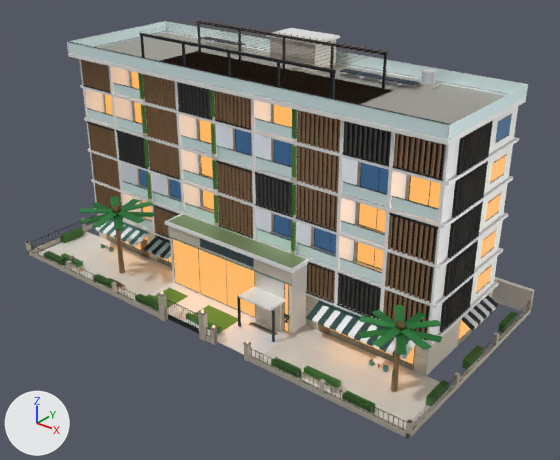
Two versions of the glTF model docs/kits/almadies-district/glb/residence-screen.glb, one commit apart.
The view is the same before and after, from a camera (50 mm lens) standing at (43.2, -51.1, 38.1) and looking at (3.0, -1.0, 7.0). The lights are fixed; the arrows at lower left show +X, +Y and +Z. The picture after the commit comes second. Where no turn or scale is listed for an object, it has been applied to the vertices. Vertices at exactly the same position are counted once.

The scene before the commit, as lines of its bpy script (objects in view):
```python
me_mesh_1 = bpy.data.meshes.new('Mesh_1')
me_mesh_1.from_pydata(...)  # 4978 vertices, 3756 faces; spans x -23.0..23.0, y -11.2..11.1, z 0.1..23.8
me_mesh_1.materials.append(mat_material_1)
me_mesh_2 = bpy.data.meshes.new('Mesh_2')
me_mesh_2.from_pydata(...)  # 476 vertices, 562 faces; spans x -22.6..22.6, y -11.0..8.9, z 0.1..20.2
me_mesh_2.materials.append(mat_material_2)
me_mesh_3 = bpy.data.meshes.new('Mesh_3')
me_mesh_3.from_pydata(...)  # a 6-sided cylinder along z spanning x -12.5..-11.9, y -7.7..-7.1, z 0.1..2.5; a 6-sided cylinder along z spanning x -12.4..-11.9, y -7.7..-7.1, z 2.5..4.9; a 6-sided cylinder along z spanning x -12.3..-11.9, y -7.6..-7.2, z 4.9..7.3; a 6-sided cylinder along z spanning x 19.0..19.4, y -7.1..-6.5, z 0.1..2.2; a 6-sided cylinder along z spanning x 19.0..19.4, y -7.0..-6.6, z 2.2..4.3; a 6-sided cylinder along z spanning x 19.1..19.5, y -7.0..-6.6, z 4.2..6.3
me_mesh_3.materials.append(mat_material_3)
me_mesh_5 = bpy.data.meshes.new('Mesh_5')
me_mesh_5.from_pydata(...)  # 148 vertices, 74 faces; spans x -20.3..20.3, y -5.6..8.2, z 0.2..19.8
me_mesh_5.materials.append(mat_material_5)
me_mesh_6 = bpy.data.meshes.new('Mesh_6')
me_mesh_6.from_pydata(...)  # 56 vertices, 28 faces; spans x -20.3..20.3, y -1.4..8.2, z 6.9..19.6
me_mesh_6.materials.append(mat_material_6)
ob_mesh_1 = bpy.data.objects.new('Mesh_1', me_mesh_1)
ob_mesh_1.location = (0.0, 0.0, 0.0)
ob_mesh_2 = bpy.data.objects.new('Mesh_2', me_mesh_2)
ob_mesh_2.location = (0.0, 0.0, 0.0)
ob_mesh_3 = bpy.data.objects.new('Mesh_3', me_mesh_3)
ob_mesh_3.location = (0.0, 0.0, 0.0)
ob_mesh_5 = bpy.data.objects.new('Mesh_5', me_mesh_5)
ob_mesh_5.location = (0.0, 0.0, 0.0)
ob_mesh_6 = bpy.data.objects.new('Mesh_6', me_mesh_6)
ob_mesh_6.location = (0.0, 0.0, 0.0)
```
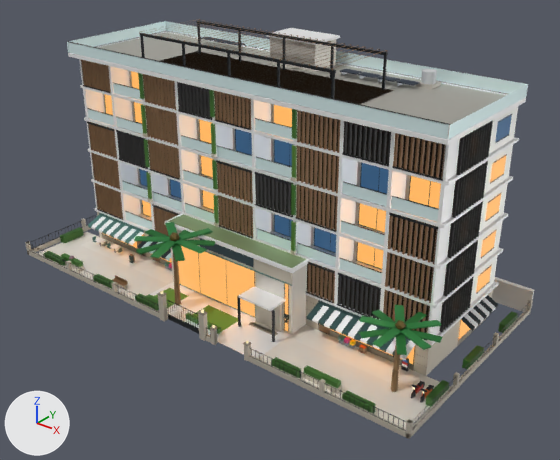
Changed parts and their boxes [x1, y1, x2, y2] in the pictures (560 x 460 px; the box of a moved part takes in the faces that stretch with it):
part 1 of me_mesh_1, moved or reshaped
    before: [383, 365, 389, 372]
    after: [413, 385, 423, 394]
part 2 of me_mesh_1, moved or reshaped
    before: [369, 359, 375, 366]
    after: [422, 389, 432, 398]
part 3 of me_mesh_1, moved or reshaped
    before: [106, 236, 150, 258]
    after: [102, 234, 146, 257]
part 4 of me_mesh_1, moved or reshaped
    before: [140, 239, 149, 257]
    after: [137, 241, 145, 256]
part 5 of me_mesh_1, moved or reshaped
    before: [103, 214, 148, 234]
    after: [99, 213, 144, 233]
part 6 of me_mesh_1, moved or reshaped
    before: [104, 213, 147, 230]
    after: [98, 210, 143, 229]
part 7 of me_mesh_1, moved or reshaped
    before: [86, 239, 153, 269]
    after: [81, 237, 148, 267]
part 8 of me_mesh_1, moved or reshaped
    before: [101, 241, 112, 246]
    after: [94, 238, 105, 243]
part 9 of me_mesh_1, moved or reshaped
    before: [109, 278, 122, 287]
    after: [92, 236, 96, 241]
part 10 of me_mesh_1, moved or reshaped
    before: [372, 356, 386, 364]
    after: [109, 244, 120, 249]
part 11 of me_mesh_1, rebuilt (21% wider, 17% taller)
    before: [144, 238, 171, 260]
    after: [138, 235, 171, 261]
part 12 of me_mesh_1, rebuilt
    before: [157, 257, 172, 268]
    after: [152, 258, 167, 265]
part 13 of me_mesh_1, rebuilt (not visible afterwards)
    before: [155, 235, 170, 243]
part 14 of me_mesh_1, rebuilt (13% wider, 8% taller)
    before: [136, 260, 173, 283]
    after: [131, 258, 173, 283]
part 15 of me_mesh_1, reshaped
    before: [92, 226, 148, 291]
    after: [88, 215, 172, 289]
part 16 of me_mesh_1, added
    after: [359, 347, 434, 403]
part 17 of me_mesh_1, recoloured
    both: [95, 220, 144, 246]
part 18 of me_mesh_2, moved or reshaped
    before: [79, 196, 155, 230]
    after: [134, 222, 215, 261]
part 19 of me_mesh_3, moved or reshaped
    before: [116, 230, 125, 273]
    after: [173, 254, 181, 305]
part 20 of me_mesh_5, moved or reshaped
    before: [107, 235, 149, 253]
    after: [102, 233, 144, 248]

Diff of the bpy script that builds the scene:
```diff
--- a/docs/kits/almadies-district/glb/residence-screen.glb.py
+++ b/docs/kits/almadies-district/glb/residence-screen.glb.py
@@ me_mesh_1 @@
-me_mesh_1.from_pydata(...)  # 4978 vertices, 3756 faces; spans x -23.0..23.0, y -11.2..11.1, z 0.1..23.8
+me_mesh_1.from_pydata(...)  # 5232 vertices, 4066 faces; spans x -23.0..23.0, y -11.2..11.1, z 0.1..23.8
+# me_mesh_1 part 1: the loose piece of 8 vertices spanning x 17.1..17.5, y -5.2..-4.8, z 0.1..0.5 is scaled about its middle by (1, 2.94, 0.791), then moved by (3.5, -0.9, 0.2)
+# me_mesh_1 part 2: the loose piece of 8 vertices spanning x 15.8..16.2, y -5.2..-4.8, z 0.1..0.5 is scaled about its middle by (1, 2.94, 0.791), then moved by (5.6, -0.9, 0.2)
+# me_mesh_1 part 3: the loose piece of 4 vertices spanning x -19.1..-12.2, y -3.6, z 0.1..0.6 is moved by (-0.6, 0.0, 0.0)
+# me_mesh_1 part 4: the loose piece of 4 vertices spanning x -13.4..-12.4, y -3.7, z 0.2..2.2 is moved by (-0.6, 0.0, 0.0)
+# me_mesh_1 part 5: the loose piece of 4 vertices spanning x -19.1..-12.1, y -3.6, z 2.9..3.4 is moved by (-0.7, 0.0, 0.0)
+# me_mesh_1 part 6: the loose piece of 6 vertices spanning x -19.2..-12.1, y -3.7..-3.6, z 3.4..3.5 is moved by (-0.6, 0.0, 0.0)
+# me_mesh_1 part 7: the loose piece of 4 vertices spanning x -19.6..-11.7, y -6.2..-3.6, z 0.1 is moved by (-0.6, 0.0, 0.0)
+# me_mesh_1 part 8: the loose piece of 8 vertices spanning x -17.7..-16.9, y -5.4..-4.6, z 0.8..0.9 is moved by (-1.1, 0.0, 0.0)
+# me_mesh_1 part 9: the loose piece of 8 vertices spanning x -11.1..-9.3, y -9.9, z 0.6..1.0 is scaled about its middle by (0.0222, 8.8, 1), then moved by (-9.2, 4.9, -0.1)
+# me_mesh_1 part 10: the loose piece of 8 vertices spanning x 16.2..17.0, y -5.4..-4.6, z 0.8..0.9 is moved by (-32.7, 0.0, 0.0)
+# me_mesh_1 part 11: the loose piece of 21 vertices spanning x -11.1..-7.6, y -5.3..-3.7, z 2.1..2.9 is rebuilt with 27 vertices and now spans x -12.0..-7.4, y -5.3..-3.7, z 2.1..2.9
+# me_mesh_1 part 12: the loose piece of 4 vertices spanning x -11.0..-7.7, y -3.6, z 0.1..0.6 is rebuilt with 4 vertices and now spans x -11.9..-7.5, y -3.6, z 0.1..0.6
+# me_mesh_1 part 13: the loose piece of 4 vertices spanning x -11.1..-7.7, y -3.6, z 2.9..3.4 is rebuilt with 4 vertices and now spans x -11.9..-7.4, y -3.6, z 2.9..3.4
+# me_mesh_1 part 14: the loose piece of 4 vertices spanning x -11.5..-7.2, y -6.2..-3.6, z 0.1 is rebuilt with 4 vertices and now spans x -12.4..-7.0, y -6.2..-3.6, z 0.1
+# me_mesh_1 part 15: 16 vertices moved from x -18.6..-16.5, y -5.3..-3.7, z 0.1..2.9 to x -18.7..-16.5, y -5.3..-3.7, z 0.5..2.9; 24 vertices removed from x -19.2..-9.3, y -9.9..-3.7, z 0.1..2.9; 112 vertices added at x -19.9..-7.9, y -9.6..-3.7, z 0.1..2.9
+# me_mesh_1 part 16: 120 vertices added at x 14.1..21.9, y -6.8..-3.8, z 0.1..1.2
+# me_mesh_1 part 17: 40 kept faces spanning x -18.7..-12.7, y -5.3..-3.7, z 2.1..2.9 get new vertex colours
+# other edits to the shape of me_mesh_1 do not show in these pictures
 me_mesh_1.materials.append(mat_material_1)
@@ me_mesh_2 @@
-me_mesh_2.from_pydata(...)  # 476 vertices, 562 faces; spans x -22.6..22.6, y -11.0..8.9, z 0.1..20.2
+me_mesh_2.from_pydata(...)  # 532 vertices, 632 faces; spans x -22.6..22.6, y -11.8..8.9, z 0.1..20.2
+# me_mesh_2 part 18: 92 vertices moved from x -15.7..-8.5, y -11.0..-3.8, z 6.6..7.5 to x -6.9..0.3, y -11.8..-4.6, z 6.6..7.5
+# other edits to the shape of me_mesh_2 do not show in these pictures
 me_mesh_2.materials.append(mat_material_2)
@@ me_mesh_3 @@
-me_mesh_3.from_pydata(...)  # 84 vertices, 144 faces; spans x -12.5..19.5, y -7.7..-6.5, z 0.1..7.3
+me_mesh_3.from_pydata(...)  # 84 vertices, 144 faces; spans x -3.7..19.5, y -8.5..-6.5, z 0.1..7.3
+# me_mesh_3 part 19: the whole mesh is multiplied about its middle by the matrix ((0.72, -0.005, 0.004), (0.025, 1.0, 0.0), (0.0, 0.0, 1.0)), then moved by (4.4, -0.4, 0.0)
 me_mesh_3.materials.append(mat_material_3)
@@ me_mesh_5 @@
 me_mesh_5.from_pydata(...)  # 148 vertices, 74 faces; spans x -20.3..20.3, y -5.6..8.2, z 0.2..19.8
+# me_mesh_5 part 20: the loose piece of 4 vertices spanning x -19.1..-12.2, y -3.6, z 0.6..2.8 is moved by (-0.6, 0.0, 0.0)
 me_mesh_5.materials.append(mat_material_5)
```
